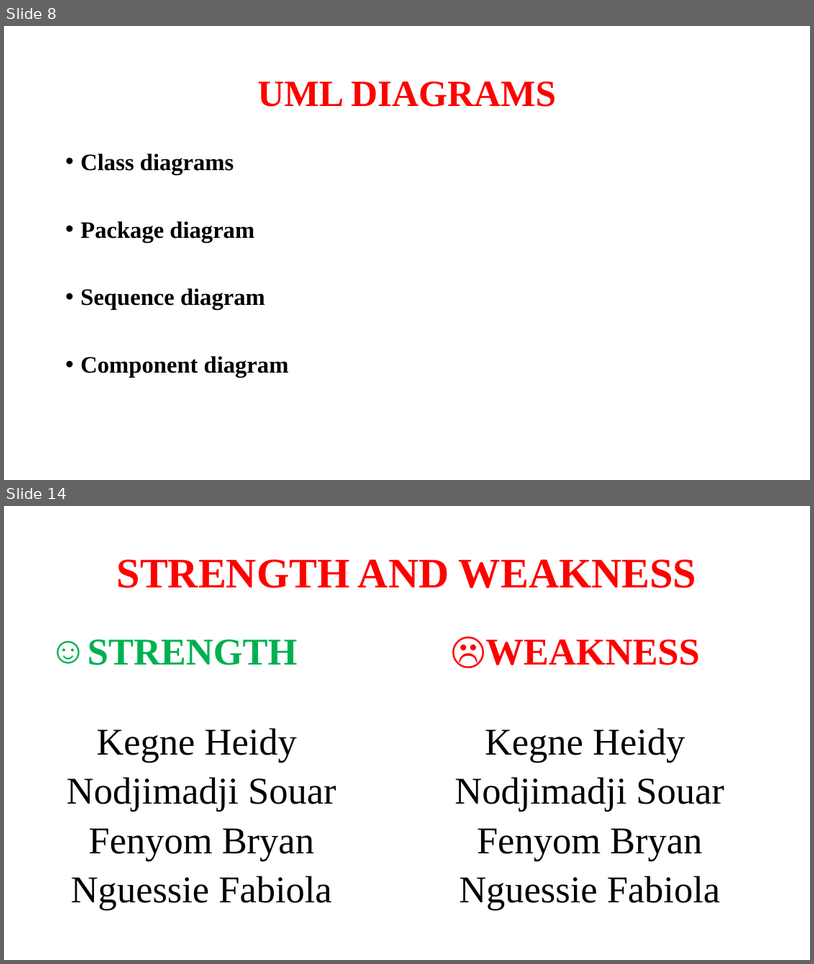
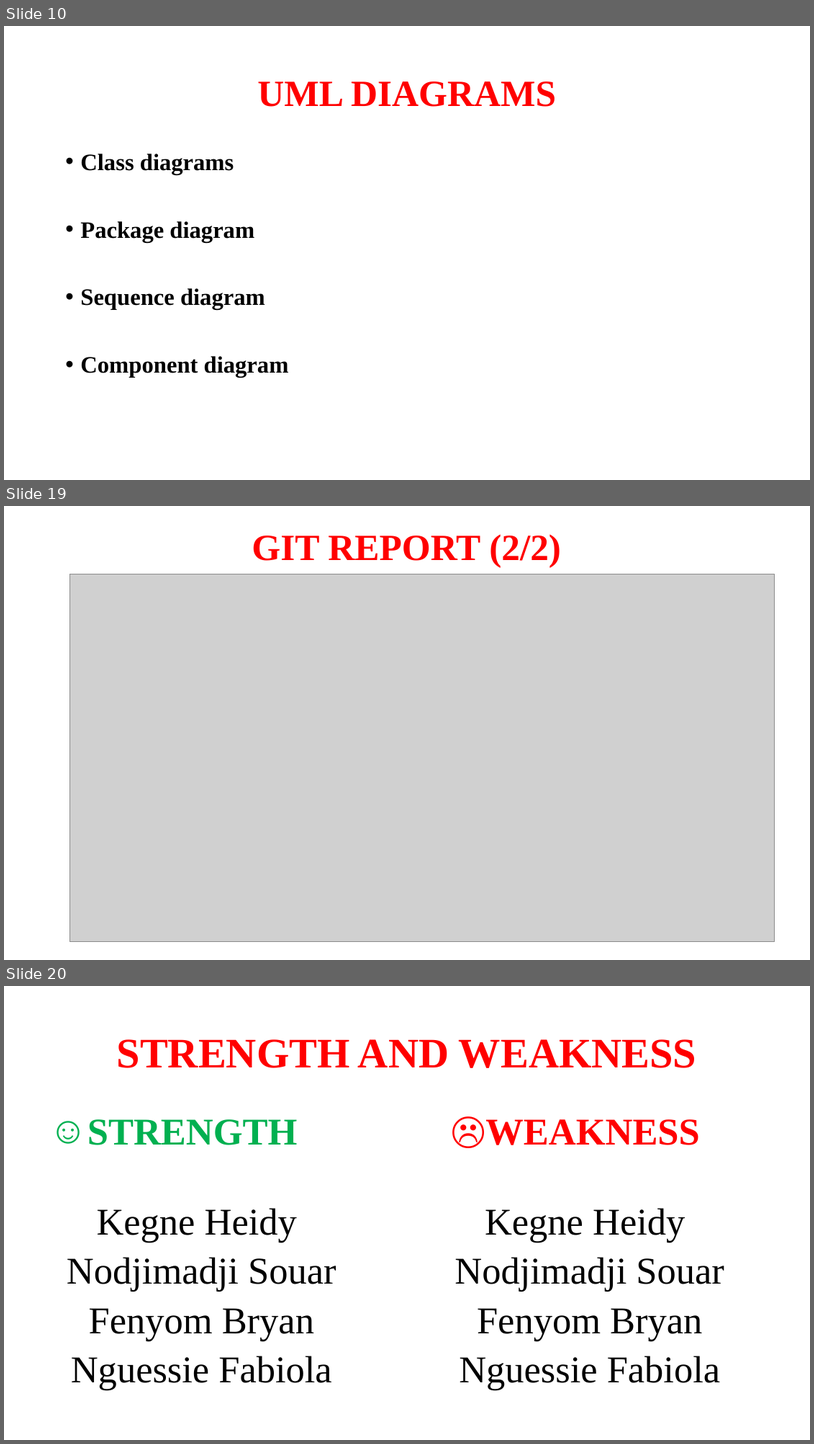
Before and after one commit to NGUESSIE-FABIOLA/BoulderDash, a slide deck: masterpom/PROJET UML.pptx. Shown one above the other, each under a label of ours: slides 8 and 14 before the commit, slides 10, 19 and 20 after it; the slides between them are not shown. The pictures are 814x964 and 814x1444 pixels, drawn with LibreOffice and Linux fonts; fonts in the diff are those of the drawing; grey boxes stand for pictures. Boxes give left, top, right and bottom in pixels: in the first picture for what was removed or moved away, otherwise in the second. Text is boxed around its words. In the diff, an @@ line names an element or a change of style, - is before the commit and + after.

```diff
--- a/masterpom/PROJET UML.pptx
+++ b/masterpom/PROJET UML.pptx
@@ slide 19 added at [4, 506, 810, 960], background #FFFFFF @@
@@ title added at [252, 534, 561, 568], 44 pt, text #FF0000, bold @@
+GIT REPORT (2/2)
@@ picture added at [70, 574, 774, 942] @@
@@ what was slide 8 is now slide 10 @@
@@ what was slide 14 is now slide 20 @@
```
Also in this commit, not shown: 10 slides changed, 5 other slides added, 10 other files.
